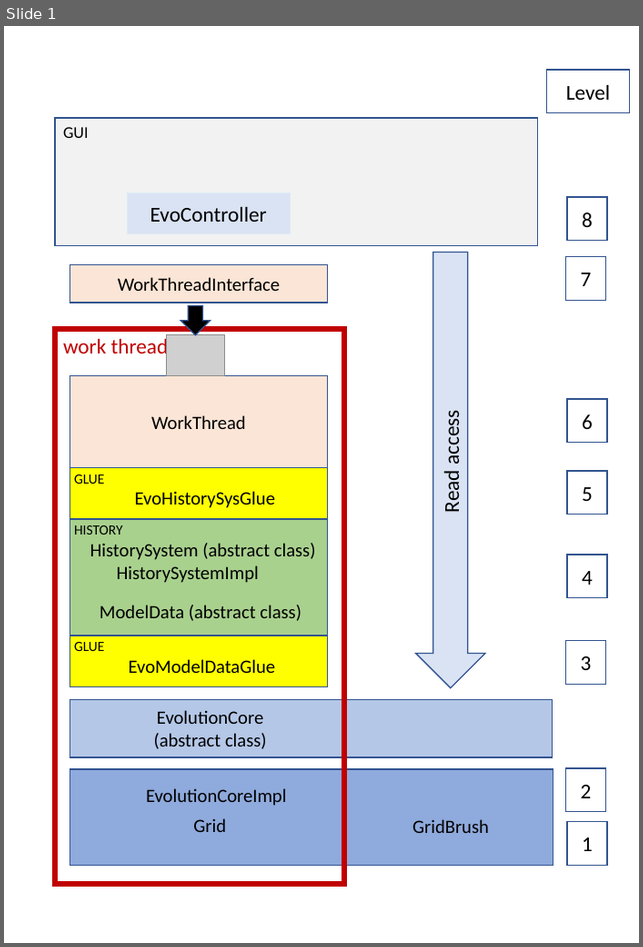
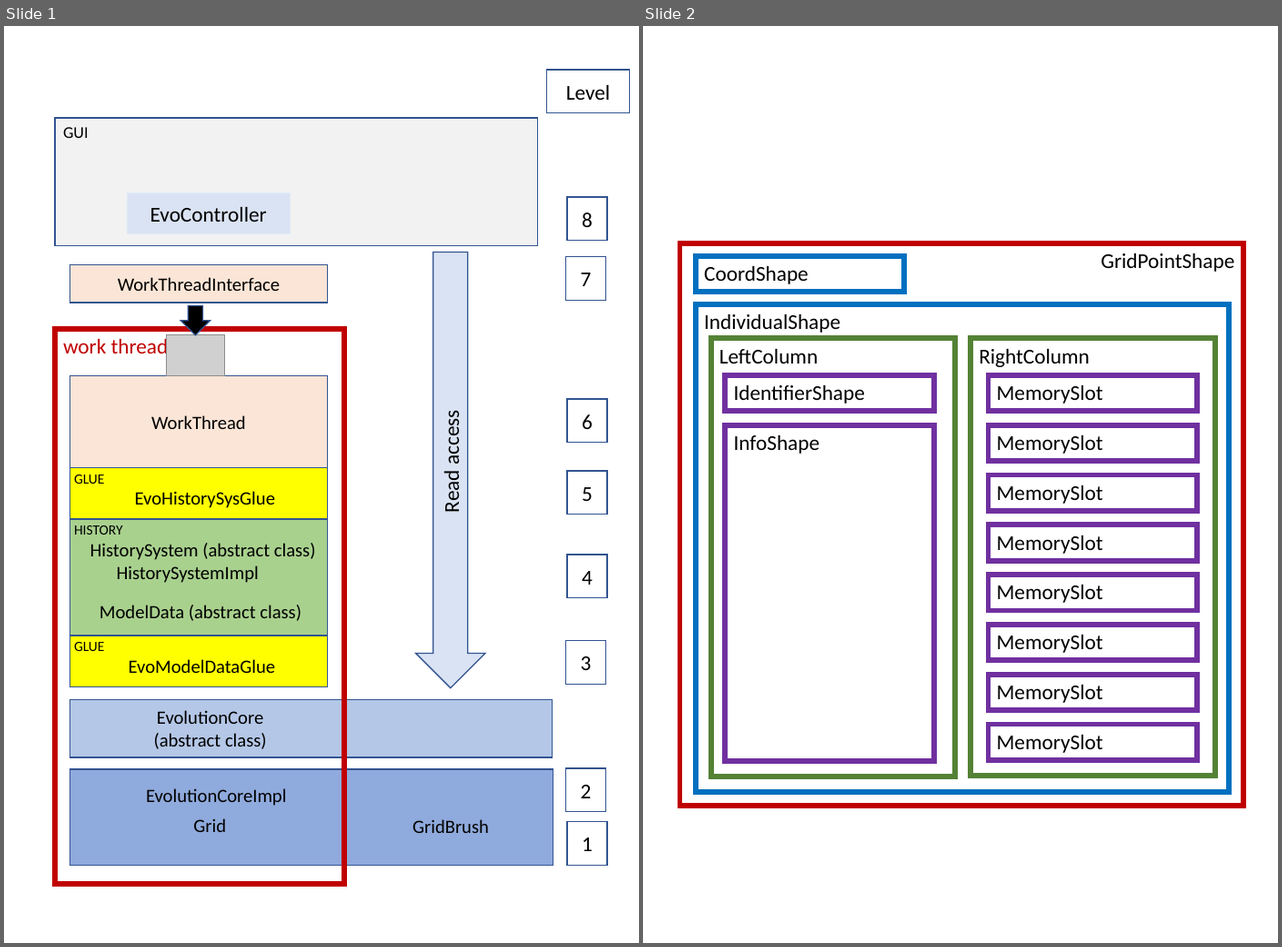
Before and after one commit to pk1954/solutions, a slide deck: Evolution_Architecture.pptx. Shown side by side, each under a label of ours: slide 1 before the commit, slides 1 and 2 after it. The pictures are 643x947 and 1282x947 pixels, drawn with LibreOffice and Linux fonts; fonts in the diff are those of the drawing; grey boxes stand for pictures. Boxes give left, top, right and bottom in pixels: in the first picture for what was removed or moved away, otherwise in the second. Text is boxed around its words. In the diff, an @@ line names an element or a change of style, - is before the commit and + after.

```diff
--- a/Evolution_Architecture.pptx
+++ b/Evolution_Architecture.pptx
@@ slide 2 added at <box>643,26,1278,943</box>, background #FFFFFF @@
@@ rectangle added at <box>679,243,1243,807</box>, outline #C00000 4.5 pt, 18 pt, text #000000 @@
+GridPointShape
@@ rectangle added at <box>696,256,905,292</box>, outline #0070C0 4.5 pt, 18 pt, text #000000 @@
+CoordShape
@@ rectangle added at <box>696,304,1229,792</box>, outline #0070C0 4.5 pt, 18 pt, text #000000 @@
+IndividualShape
@@ rectangle added at <box>710,338,955,778</box>, outline #548235 4.5 pt, 18 pt, text #000000 @@
+LeftColumn
@@ rectangle added at <box>971,338,1215,776</box>, outline #548235 4.5 pt, 18 pt, text #000000 @@
+RightColumn
@@ rectangle added at <box>725,375,934,411</box>, outline #7030A0 4.5 pt, 18 pt, text #000000 @@
+IdentifierShape
@@ rectangle added at <box>989,375,1198,411</box>, outline #7030A0 4.5 pt, 18 pt, text #000000 @@
+MemorySlot
@@ rectangle added at <box>725,425,934,762</box>, outline #7030A0 4.5 pt, 18 pt, text #000000 @@
+InfoShape
@@ rectangle added at <box>989,425,1198,461</box>, outline #7030A0 4.5 pt, 18 pt, text #000000 @@
+MemorySlot
@@ rectangle added at <box>989,476,1198,511</box>, outline #7030A0 4.5 pt, 18 pt, text #000000 @@
+MemorySlot
@@ rectangle added at <box>989,525,1198,560</box>, outline #7030A0 4.5 pt, 18 pt, text #000000 @@
+MemorySlot
@@ rectangle added at <box>989,575,1198,610</box>, outline #7030A0 4.5 pt, 18 pt, text #000000 @@
+MemorySlot
@@ rectangle added at <box>989,625,1198,660</box>, outline #7030A0 4.5 pt, 18 pt, text #000000 @@
+MemorySlot
@@ rectangle added at <box>989,675,1198,710</box>, outline #7030A0 4.5 pt, 18 pt, text #000000 @@
+MemorySlot
@@ rectangle added at <box>989,725,1198,760</box>, outline #7030A0 4.5 pt, 18 pt, text #000000 @@
+MemorySlot
```
Also in this commit, not shown: 17 other files.
